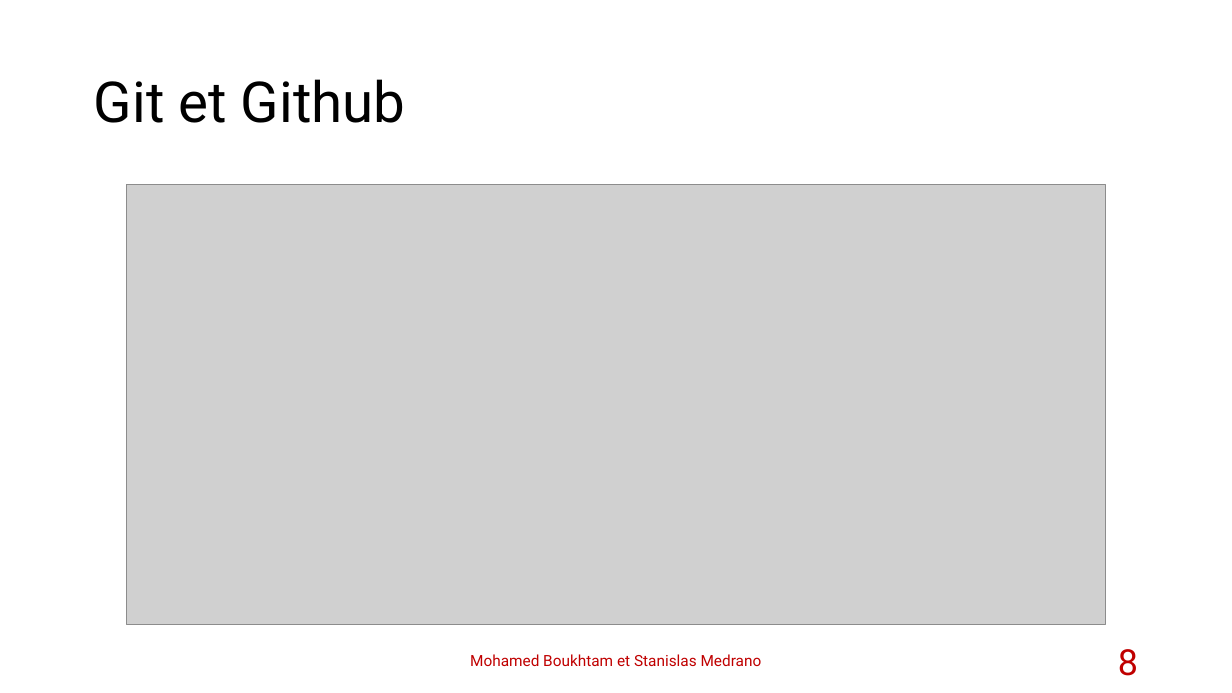
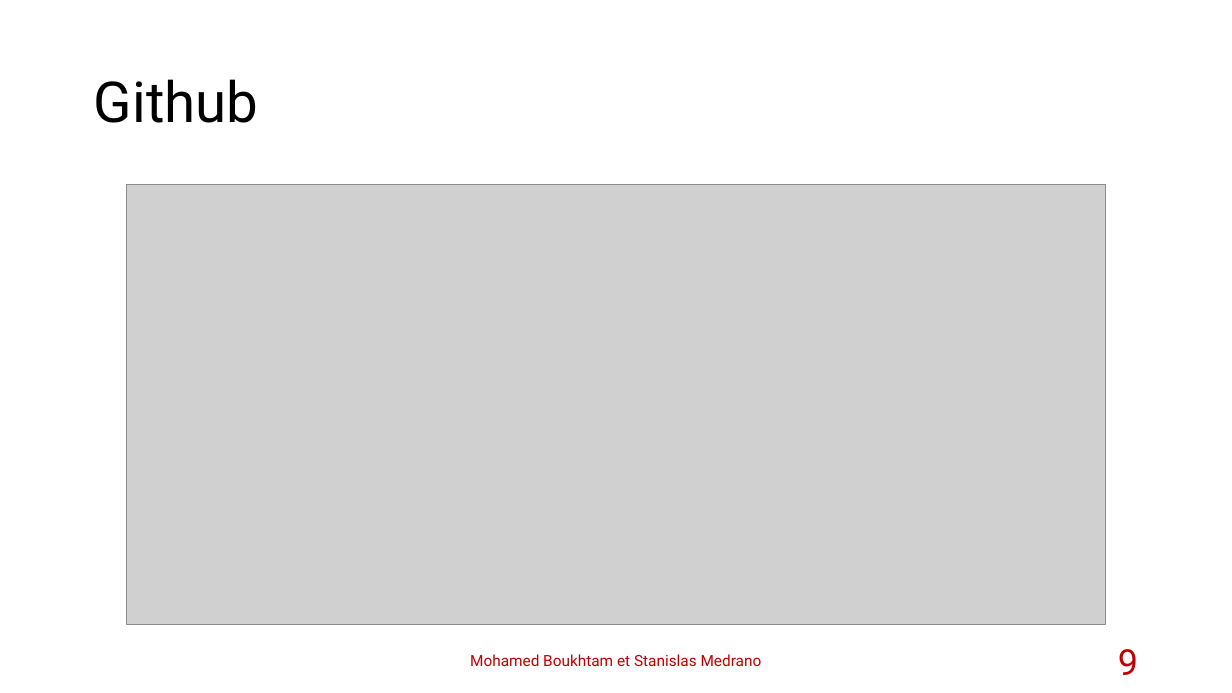
Before and after one commit to stanfrbd/stcodin, a slide deck: slide 9 of documents/Projet_Codin_StanislasMedrano_MohamedBoukhtam.pptx (slide 8 before the commit). Drawn at 1232x693 pixels with LibreOffice and Linux fonts; fonts in the diff are those of the drawing; grey boxes stand for pictures; background and template pictures are left out. Boxes give left, top, right and bottom in pixels: in the first picture for what was removed or moved away, otherwise in the second. Text is boxed around its words. In the diff, an @@ line names an element or a change of style, - is before the commit and + after.

Commit message:
last

```diff
--- a/documents/Projet_Codin_StanislasMedrano_MohamedBoukhtam.pptx
+++ b/documents/Projet_Codin_StanislasMedrano_MohamedBoukhtam.pptx
@@ title at (x1=94, y1=79, x2=258, y2=123): text changed @@
-Git et Github
+Github
@@ page number at (x1=1118, y1=649, x2=1138, y2=675): text changed @@
-8
+9
```
Also in this commit, not shown: 1 slide added.
